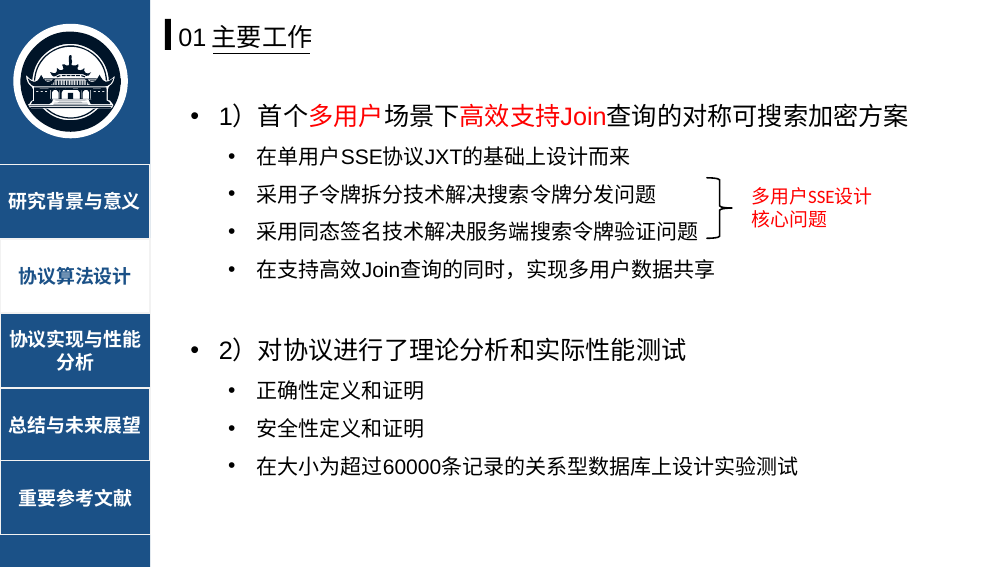
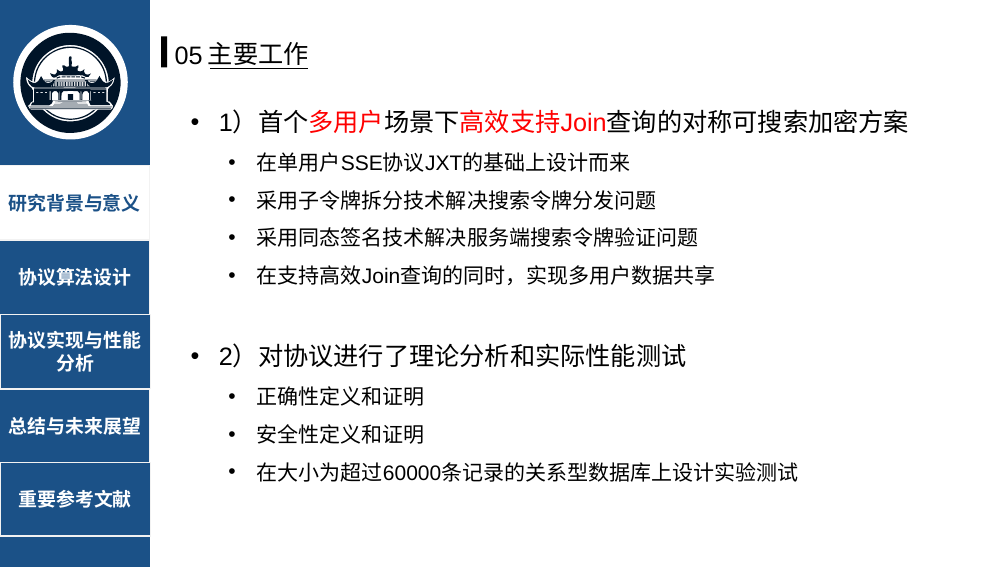
Before and after one commit to jerry-luo-zl/Searchable-Encrption-MC-JXT, a slide deck: slide 8 of pre/毕设答辩-罗之龙.pptx (slide 10 before the commit). Drawn at 1008x567 pixels with LibreOffice and Linux fonts; fonts in the diff are those of the drawing; grey boxes stand for pictures. Boxes give left, top, right and bottom in pixels: in the first picture for what was removed or moved away, otherwise in the second. Text is boxed around its words. In the diff, an @@ line names an element or a change of style, - is before the commit and + after.

```diff
--- a/pre/毕设答辩-罗之龙.pptx
+++ b/pre/毕设答辩-罗之龙.pptx
@@ rounded rectangle moved from (x1=162, y1=11, x2=204, y2=70) to (x1=158, y1=29, x2=200, y2=88) @@
@@ text removed at (x1=178, y1=28, x2=206, y2=47) @@
-01
@@ rectangle moved from (x1=165, y1=19, x2=171, y2=50) to (x1=161, y1=36, x2=167, y2=67) @@
@@ text added at (x1=175, y1=46, x2=203, y2=65), 24 pt, text #000000 @@
+05
@@ text "主要工作" rewrapped from (x1=212, y1=25, x2=313, y2=48) to (x1=208, y1=42, x2=309, y2=69) @@
@@ outline redrawn in 41 elements at (x1=28, y1=76, x2=113, y2=88), (x1=34, y1=44, x2=107, y2=82), (x1=29, y1=107, x2=113, y2=107), (x1=30, y1=108, x2=111, y2=109), (x1=45, y1=81, x2=51, y2=82), (x1=54, y1=81, x2=86, y2=81), (x1=67, y1=82, x2=67, y2=86), (x1=78, y1=82, x2=79, y2=86), (x1=70, y1=82, x2=71, y2=86), (x1=59, y1=82, x2=60, y2=86), (x1=79, y1=82, x2=80, y2=86), (x1=83, y1=82, x2=84, y2=86), (x1=75, y1=82, x2=76, y2=86), (x1=73, y1=82, x2=74, y2=86), (x1=72, y1=82, x2=73, y2=86), (x1=69, y1=82, x2=70, y2=86), (x1=65, y1=82, x2=66, y2=86), (x1=64, y1=82, x2=64, y2=86), (x1=62, y1=82, x2=63, y2=86), (x1=60, y1=82, x2=61, y2=86), (x1=57, y1=82, x2=58, y2=86), (x1=76, y1=82, x2=77, y2=86), (x1=85, y1=82, x2=85, y2=86), (x1=53, y1=105, x2=88, y2=105), (x1=89, y1=81, x2=95, y2=82), (x1=55, y1=82, x2=56, y2=86), (x1=81, y1=82, x2=82, y2=86), (x1=20, y1=30, x2=121, y2=135), (x1=31, y1=88, x2=110, y2=105), (x1=50, y1=57, x2=91, y2=79), (x1=45, y1=110, x2=96, y2=124), (x1=54, y1=104, x2=88, y2=104), (x1=54, y1=104, x2=88, y2=104), (x1=55, y1=102, x2=87, y2=103), (x1=55, y1=101, x2=86, y2=102), (x1=76, y1=76, x2=80, y2=77), (x1=71, y1=76, x2=75, y2=77), (x1=67, y1=76, x2=70, y2=77), (x1=62, y1=76, x2=66, y2=77), (x1=57, y1=76, x2=60, y2=79), (x1=81, y1=76, x2=85, y2=79) @@
@@ text "1）首个多用户场景下高效支持Join查询的对称可搜索加密方案" moved from (x1=219, y1=105, x2=909, y2=476) to (x1=219, y1=111, x2=909, y2=482) @@
@@ line moved from (213, 54) - (310, 54) to (210, 69) - (308, 69) @@
@@ rectangle "研究背景与意义" at (x1=0, y1=166, x2=149, y2=240): text colour #FFFFFF to #1B5187; fill #1B5187 to #FFFFFF @@
@@ right brace removed at (x1=707, y1=178, x2=733, y2=238) @@
@@ text removed at (x1=751, y1=187, x2=872, y2=228) @@
-多用户SSE设计
-核心问题
@@ rectangle "协议算法设计" at (x1=0, y1=240, x2=150, y2=315): text colour #1B5187 to #FFFFFF; fill #FFFFFF to #1B5187 @@
```
Also in this commit, not shown: 12 other slides changed, 1 slide removed, 9 other files.
